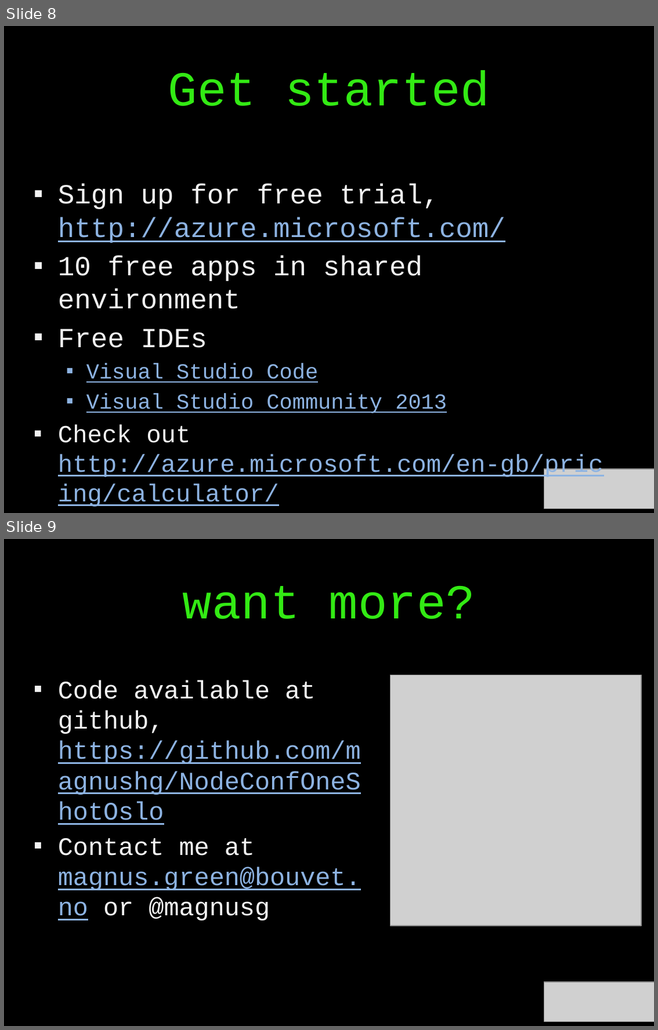
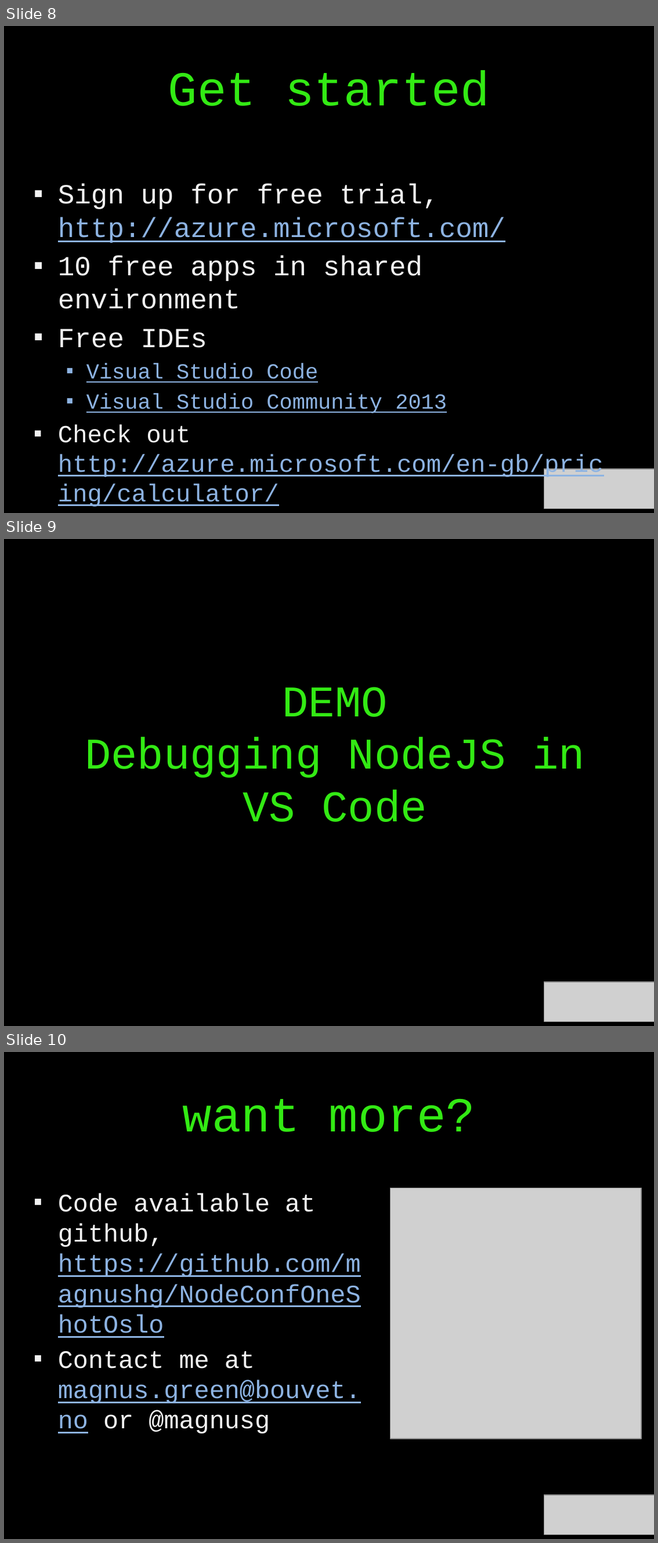
Before and after one commit to magnushg/NodeConfOneShotOslo, a slide deck: presentation/NodeJSPlusAzure.pptx. Shown one above the other, each under a label of ours: slides 8 and 9 before the commit, slides 8, 9 and 10 after it. The pictures are 658x1030 and 658x1543 pixels, drawn with LibreOffice and Linux fonts; fonts in the diff are those of the drawing; grey boxes stand for pictures. Boxes give left, top, right and bottom in pixels: in the first picture for what was removed or moved away, otherwise in the second. Text is boxed around its words. In the diff, an @@ line names an element or a change of style, - is before the commit and + after.

```diff
--- a/presentation/NodeJSPlusAzure.pptx
+++ b/presentation/NodeJSPlusAzure.pptx
@@ slide 9 added at (x1=4, y1=539, x2=654, y2=1026), background #000000 @@
@@ title added at (x1=85, y1=687, x2=585, y2=822), 48.6 pt, text #33EA14 @@
+DEMO
+Debugging NodeJS in VS Code
@@ picture added at (x1=544, y1=982, x2=654, y2=1022) @@
@@ what was slide 9 is now slide 10 @@
```
Also in this commit, not shown: 5 other files.
